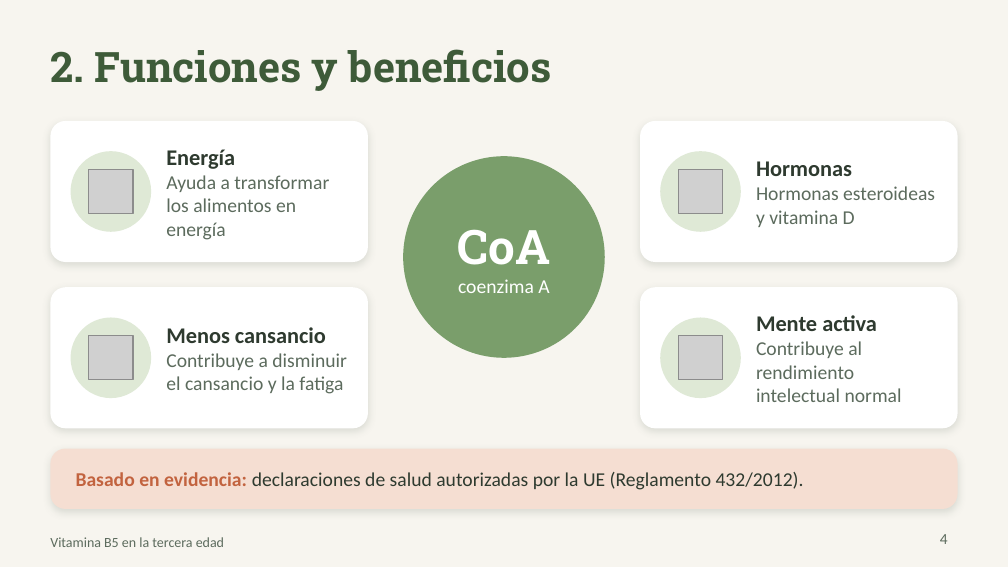
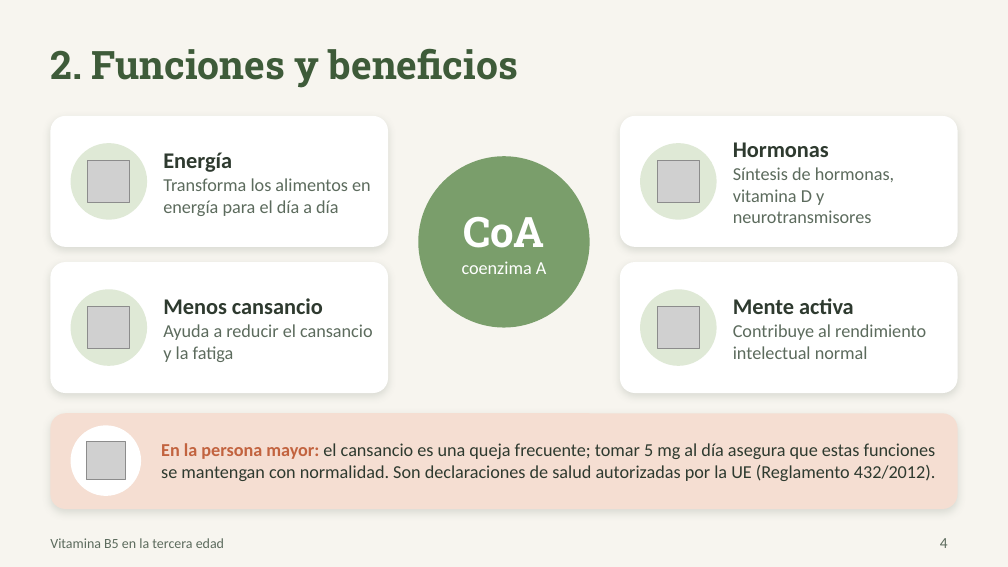
Before and after one commit to lorenaazor0461/Lorena-Parra-Azor, a slide deck: slide 4 of vitamina-b5/Vitamina_B5_Tercera_Edad.pptx. Drawn at 1008x567 pixels with LibreOffice and Linux fonts; fonts in the diff are those of the drawing; grey boxes stand for pictures. Boxes give left, top, right and bottom in pixels: in the first picture for what was removed or moved away, otherwise in the second. Text is boxed around its words. In the diff, an @@ line names an element or a change of style, - is before the commit and + after.

```diff
--- a/vitamina-b5/Vitamina_B5_Tercera_Edad.pptx
+++ b/vitamina-b5/Vitamina_B5_Tercera_Edad.pptx
@@ title "2. Funciones y beneficios" at (50, 48, 518, 88): size 30 to 28 pt @@
@@ rounded rectangle: place and size @@
-rounded rectangle at (50, 121, 368, 262)
+rounded rectangle at (50, 116, 388, 247)
@@ rounded rectangle: place and size @@
-rounded rectangle at (640, 121, 958, 262)
+rounded rectangle at (620, 116, 958, 247)
@@ ellipse: place and size @@
-ellipse at (71, 151, 151, 232)
+ellipse at (71, 143, 147, 220)
@@ ellipse: place and size @@
-ellipse at (660, 151, 741, 232)
+ellipse at (640, 143, 717, 220)
@@ text "Hormonas": place and size @@
-text "Hormonas" at (756, 161, 935, 227)
+text "Hormonas" at (733, 142, 894, 223)
@@ picture: place and size @@
-picture at (89, 169, 133, 214)
+picture at (88, 160, 130, 203)
@@ text at (163, 178, 371, 216): text changed; size 14 to 13 pt @@
-Ayuda a transformar los alimentos en energía
+Transforma los alimentos en energía para el día a día
@@ text "CoA": place and size @@
-text "CoA" at (458, 229, 550, 293)
+text "CoA" at (462, 217, 547, 274)
@@ text "CoA" at (462, 217, 547, 274): size 34 to 30 pt in "CoA"; size 14 to 13 pt in "coenzima A" @@
@@ ellipse: place and size @@
-ellipse at (403, 156, 605, 358)
+ellipse at (418, 156, 590, 328)
@@ picture: place and size @@
-picture at (678, 169, 723, 214)
+picture at (657, 160, 700, 203)
@@ text at (733, 167, 894, 223): text changed; size 14 to 13 pt @@
-Hormonas esteroideas y vitamina D
+Síntesis de hormonas, vitamina D y neurotransmisores
@@ rounded rectangle: place and size @@
-rounded rectangle at (50, 287, 368, 428)
+rounded rectangle at (50, 262, 388, 393)
@@ proportions changed in 5 elements at (50, 413, 958, 509), (50, 116, 388, 247), (620, 116, 958, 247), (50, 262, 388, 393), (620, 262, 958, 393) @@
@@ rounded rectangle: place and size @@
-rounded rectangle at (640, 287, 958, 428)
+rounded rectangle at (620, 262, 958, 393)
@@ ellipse: place and size @@
-ellipse at (71, 318, 151, 398)
+ellipse at (71, 289, 147, 366)
@@ text "Menos cansancio": place and size @@
-text "Menos cansancio" at (166, 327, 347, 394)
+text "Menos cansancio" at (163, 298, 373, 362)
@@ ellipse: place and size @@
-ellipse at (660, 318, 741, 398)
+ellipse at (640, 289, 717, 366)
@@ text "Mente activa": place and size @@
-text "Mente activa" at (756, 315, 902, 402)
+text "Mente activa" at (733, 298, 926, 359)
@@ picture: place and size @@
-picture at (89, 336, 133, 380)
+picture at (88, 306, 130, 349)
@@ text at (163, 324, 373, 362): text changed; size 14 to 13 pt @@
-Contribuye a disminuir el cansancio y la fatiga
+Ayuda a reducir el cansancio y la fatiga
@@ picture: place and size @@
-picture at (678, 336, 723, 380)
+picture at (657, 306, 700, 349)
@@ text at (733, 324, 926, 359): size 14 to 13 pt in "Contribuye al rendimiento intelectual normal" @@
@@ rounded rectangle: place and size @@
-rounded rectangle at (50, 449, 958, 509)
+rounded rectangle at (50, 413, 958, 509)
@@ ellipse added at (71, 425, 141, 496), fill #FFFFFF @@
@@ picture added at (87, 442, 126, 481) @@
@@ text at (161, 443, 936, 481): text changed; size 14 to 13 pt @@
-Basado en evidencia: declaraciones de salud autorizadas por la UE (Reglamento 432/2012).
+En la persona mayor: el cansancio es una queja frecuente; tomar 5 mg al día asegura que estas funciones se mantengan con normalidad. Son declaraciones de salud autorizadas por la UE (Reglamento 432/2012).
@@ page number: place and size @@
-page number at (940, 534, 948, 544)
+page number at (940, 538, 948, 548)
```
Also in this commit, not shown: 6 other slides changed, 3 slides added, 6 slides removed, 1 other file.
